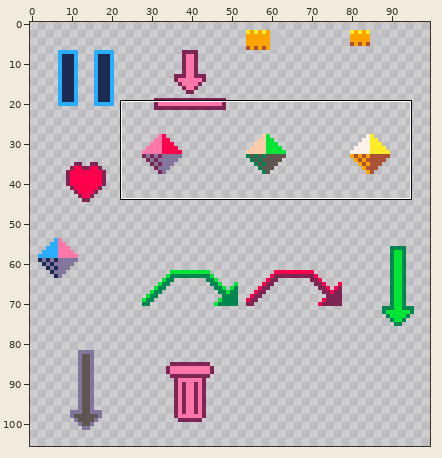
Sprite sheet: assets/graphics/icons.png. Above, an overview of the earlier version with the close-up marked.
Close-up. Before:
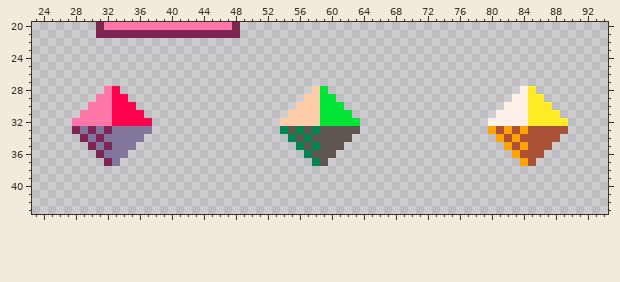
The file is 106x106 pixels. Shown: x 23..94, y 20..43. The wide view leaves out empty margins.
And afterwards:
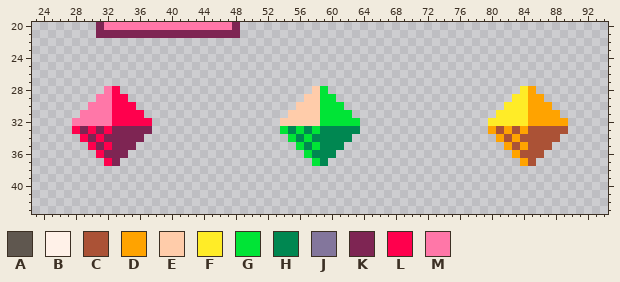
Palette (. is transparent): A #5f574f  B #fff1e8  C #ab5236  D #ffa300  E #ffccaa  F #ffec27  G #00e436  H #008751  J #83769c  K #7e2553  L #ff004d  M #ff77a8
The commit says: Draw different card backgrounds and diamonds based on the card
Change:
The edit turns colour F into colour D in row 28 at x 85; in row 29 at x 85 to 86; in row 30 at x 85 to 87; in row 31 at x 85 to 88; in row 32 at x 85 to 89.
The edit turns colour B into colour F in row 28 at x 84; in row 29 at x 83 to 84; in row 30 at x 82 to 84; in row 31 at x 81 to 84; in row 32 at x 80 to 84.
The edit turns colour H into colour G in row 33 at x 54, 56 and 58; in row 34 at x 55 and 57; in row 35 at x 56 and 58; in row 36 at x 57; in row 37 at x 58.
The edit turns colour A into colour H in row 33 at x 55, 57 and 59 to 63; in row 34 at x 56 and 58 to 62; in row 35 at x 57 and 59 to 61; in row 36 at x 58 to 60; in row 37 at x 59.
The edit turns colour J into colour K in row 33 at x 29, 31 and 33 to 37; in row 34 at x 30 and 32 to 36; in row 35 at x 31 and 33 to 35; in row 36 at x 32 to 34; in row 37 at x 33.
The edit turns colour K into colour L in row 33 at x 28, 30 and 32; in row 34 at x 29 and 31; in row 35 at x 30 and 32; in row 36 at x 31; in row 37 at x 32.
Pixel boxes of the changes (left, top, right, bottom) in both close-ups:
changed: (488, 86, 568, 126)
changed: (72, 126, 152, 166)
changed: (280, 126, 360, 166)
